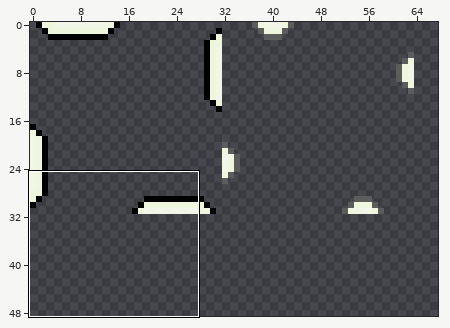
Edited in one commit: pixel-art file (examples/vacuum-outlaw/src/main/resources/tilesets/maps/StationOne_decor.aseprite). Above: a wide view before the commit, with the close-up outlined.
Close-up. The starting point:
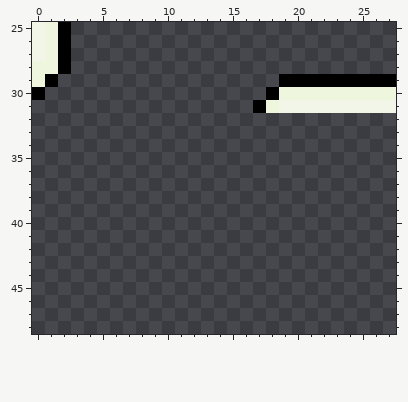
256x256 pixels, 1 frame. Colours within 5 levels of each other are drawn and written as one. Shown: x 0..27, y 25..48. The wide view leaves out empty margins.
And afterwards:
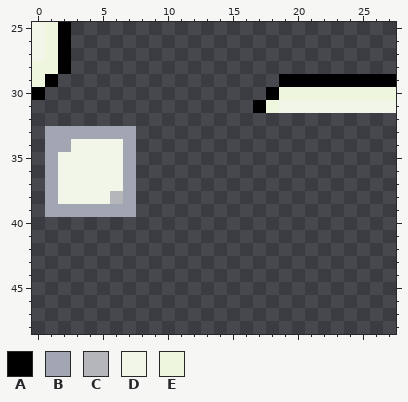
Palette (. is transparent): A #000000  B #a2a6b3  C #b5b6ba  D #f1f6e8  E #eef6dd
What changed:
{"y":33,"x":1,"old":".......","new":"BBBBBBB"}
{"y":34,"x":1,"old":".......","new":"BBDDDDB"}
{"y":35,"x":1,"old":".......","new":"BDDDDDB"}
{"y":36,"x":1,"old":".......","new":"BDDDDDB"}
{"y":37,"x":1,"old":".......","new":"BDDDDDB"}
{"y":38,"x":1,"old":".......","new":"BDDDDCB"}
{"y":39,"x":1,"old":".......","new":"BBBBBBB"}
